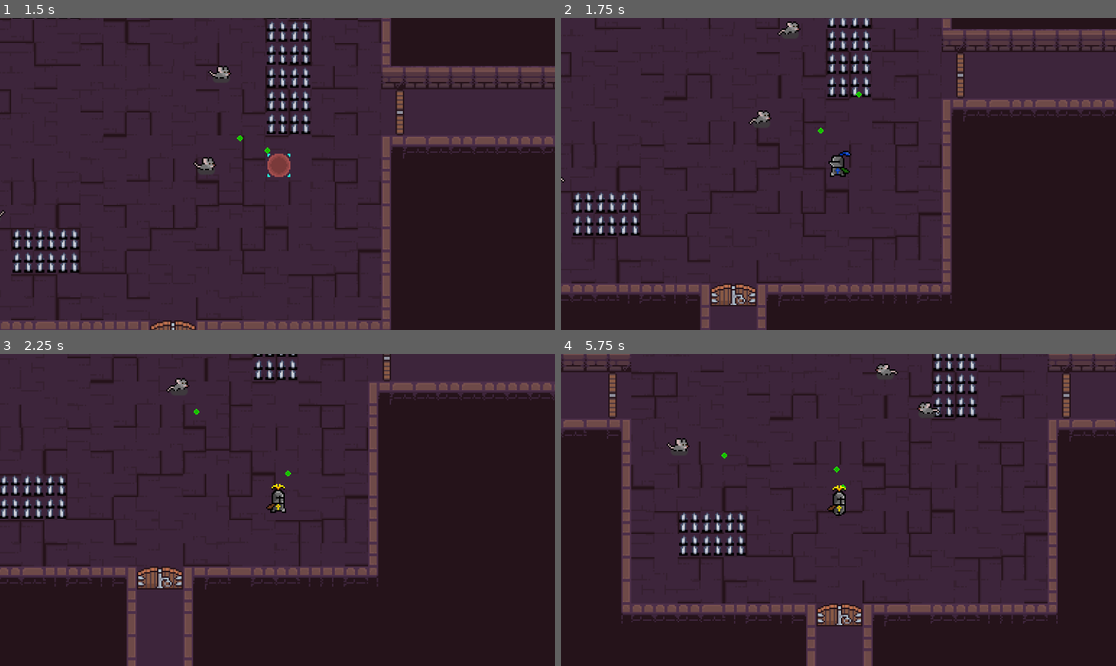
Above: before the commit, frames 1-4 (two rows, left to right).
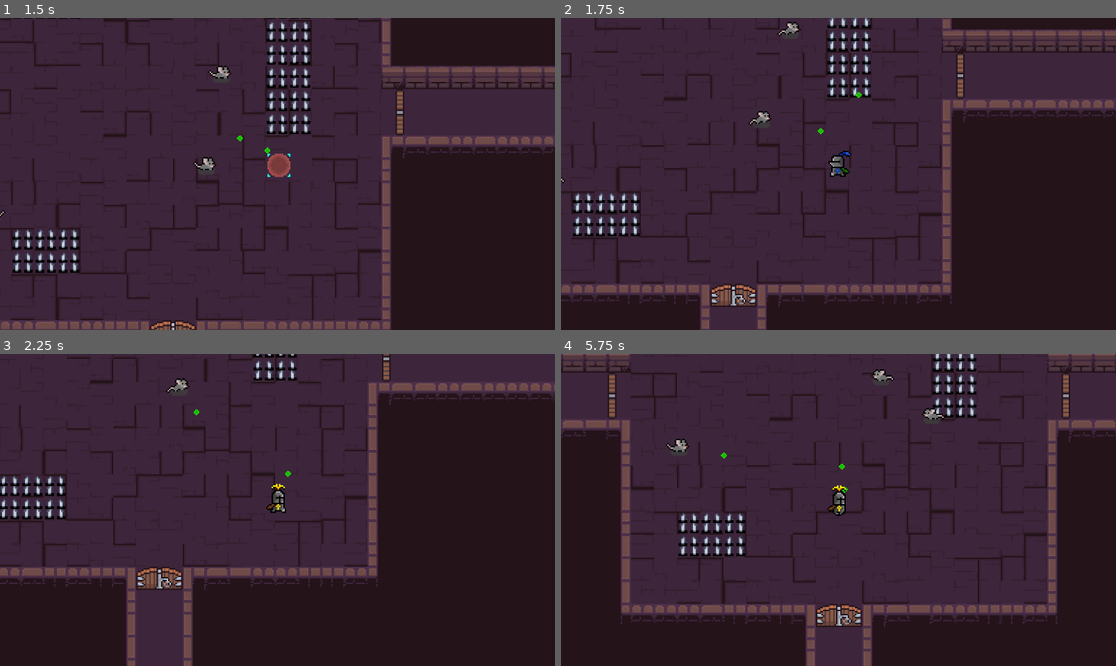
Above: after the commit, the same moments.

Repository: Mlee671/too-many-cats-
Game: Godot game, scene res://main/main.tscn
Same seed, same stepped clock (60 frames per second), same inputs: the game is played once before the commit and once after it.
Inputs (mouse positions are in pixels of both pictures, inside the frame that each line leads up to):
- Up to frame 1 (1.5 s): move the mouse to (399, 158) at 0.52 s; hold Right (right) 0.53-1.28 s; right-click (399, 158) at 0.6 s; move the mouse to (166, 189) at 1.27 s; hold S (down) from 1.28 s (still down); tap Space (ability) at 1.35 s
- Up to frame 2 (1.75 s): keep holding S (down); right-click (727, 189) at 1.55 s
- Up to frame 3 (2.25 s): move the mouse to (333, 441) at 2.02 s; release S (down) at 2.03 s; hold Right (right) from 2.03 s (still down); right-click (333, 441) at 2.1 s
- Up to frame 4 (5.75 s): move the mouse to (810, 572) at 2.77 s; release Right (right) at 2.78 s; hold W (up) 2.78-3.53 s; click (810, 572) at 2.85 s; right-click (810, 572) at 3.05 s; move the mouse to (1005, 556) at 3.52 s; hold A (left) 3.53-5.03 s; right-click (1005, 556) at 3.6 s; move the mouse to (672, 463) at 4.27 s; tap Space (ability) at 4.35 s; right-click (672, 463) at 4.55 s; move the mouse to (866, 510) at 5.02 s; hold S (down) from 5.03 s (still down); right-click (866, 510) at 5.1 s

Frame 1 is identical in both runs. In frame 2, 1.6% of the frame differs, in the area x 0-100%, y 0-100%; in frame 3, 1.9%; in frame 4, 2.9%.

Commit message:
Refactor: changed character switcher to a node2d and moved character_slot to be its child. changed signals to a call method and removed unneeded commands. switcher now checks if the character is alive and goes to next if its not.

Diff:
--- a/entities/player/attacks/Bullet.tscn
+++ b/entities/player/attacks/Bullet.tscn
@@ -5,20 +5,21 @@
 [sub_resource type="RectangleShape2D" id="RectangleShape2D_tejt7"]
 size = Vector2(2, 2)
 
-[node name="Bullet" type="Area2D"]
+[node name="Bullet" type="Area2D" unique_id=723863815]
 script = ExtResource("1_4ck4c")
 
-[node name="ColorRect" type="ColorRect" parent="."]
+[node name="ColorRect" type="ColorRect" parent="." unique_id=664844149]
 offset_left = -1.0
 offset_top = -1.0
 offset_right = 1.0
 offset_bottom = 1.0
 color = Color(0.9538683, 0, 0.23396993, 1)
 
-[node name="CollisionShape2D" type="CollisionShape2D" parent="."]
+[node name="CollisionShape2D" type="CollisionShape2D" parent="." unique_id=834031990]
 shape = SubResource("RectangleShape2D_tejt7")
 
-[node name="Timer" type="Timer" parent="."]
+[node name="Timer" type="Timer" parent="." unique_id=1257420532]
+autostart = true
 
 [connection signal="body_entered" from="." to="." method="_on_body_entered"]
 [connection signal="timeout" from="Timer" to="." method="_on_timer_timeout"]
--- a/entities/player/character_manager.gd
+++ b/entities/player/character_manager.gd
@@ -1,12 +1,10 @@
-extends Node
+extends Node2D
 class_name character_manager
 
 signal swapping_character
 
 # the scene name of each character
 enum characters {blue_knight, yellow_knight}
-
-const NAME_OF_NODE := "character_slot"
 
 var path := "res://entities/player/character_scenes/"
 
@@ -23,11 +21,11 @@
 
 func _physics_process(_delta: float) -> void:
 	if Input.is_action_just_pressed("character_change"):
-		swapping_character.emit()
+		get_child(0).swap_character()
 		switch_next()
 
 func _do_switch(target_character: String = "") -> void:
-	var old_node: main_character = get_parent().get_node(NAME_OF_NODE)
+	var old_node: main_character = get_child(0)
 	var new_node: main_character
 	if target_character != "":
 		new_node = character_nodes[characters.get(target_character)]
@@ -37,17 +35,10 @@
 	# transfer the current pos
 	new_node.global_position = old_node.global_position
 
-	var parent = old_node.get_parent()
-	# move receiver of the swapping signal (preventing state carryover, ideally)
-	if swapping_character.is_connected(old_node._on_swapping_character):
-		swapping_character.disconnect(old_node._on_swapping_character)
-	swapping_character.connect(new_node._on_swapping_character)
-
 	# replace instances - swap characters
-	parent.add_child(new_node)
-	parent.move_child(new_node, old_node.get_index())
-	parent.remove_child(old_node)
-	new_node.name = NAME_OF_NODE
+	add_child(new_node)
+	move_child(new_node, 0)
+	remove_child(old_node)
 
 	# maintain speed - should not exceed character's maximum
 	var direction := old_node.velocity.normalized()
@@ -62,5 +53,9 @@
 
 ## Returns Node of next character in the `character_nodes` array.
 func get_next() -> main_character:
-	character_index = (character_index + 1) % characters.size()
-	return character_nodes[character_index]
+	var next_character
+	while !next_character:
+		character_index = (character_index + 1) % characters.size()
+		if character_nodes[character_index].is_alive:
+			next_character = character_nodes[character_index]
+	return next_character
--- a/entities/player/main_character.gd
+++ b/entities/player/main_character.gd
@@ -15,6 +15,7 @@
 
 var attack_cooldown := false
 var evade_flag = evadeState.READY
+var is_alive := true
 
 func _ready() -> void:
 	add_to_group("Player")
@@ -73,7 +74,7 @@
 	elif evade_flag == evadeState.COOLDOWN:
 		evade_flag = evadeState.READY
 
-func _on_swapping_character() -> void:
+func swap_character() -> void:
 	# dodge should skip straight to cooldown to prevent abuse
 	evade_flag = evadeState.COOLDOWN
 	handle_animation() # force change animation away from dodge
--- a/main/main.gd
+++ b/main/main.gd
@@ -2,7 +2,7 @@
 
 @onready var cm:=$character_manager
 @onready var room_manager := $Room_manager
-@onready var character := $character_slot
+@onready var character := $character_manager/character_slot
 
 
 func _ready() -> void:
--- a/main/main.tscn
+++ b/main/main.tscn
@@ -457,8 +457,8 @@
 [node name="Hallway" type="TileMapLayer" parent="Room_manager" unique_id=1399369055]
 tile_set = SubResource("TileSet_8gbba")
 
-[node name="character_slot" parent="." unique_id=1328872590 instance=ExtResource("2_bo1nx")]
+[node name="character_manager" type="Node2D" parent="." unique_id=1655392748]
+script = ExtResource("4_jjvhh")
+
+[node name="character_slot" parent="character_manager" unique_id=1328872590 instance=ExtResource("2_bo1nx")]
 position = Vector2(576, 325)
-
-[node name="character_manager" type="Node" parent="." unique_id=1573431383]
-script = ExtResource("4_jjvhh")
